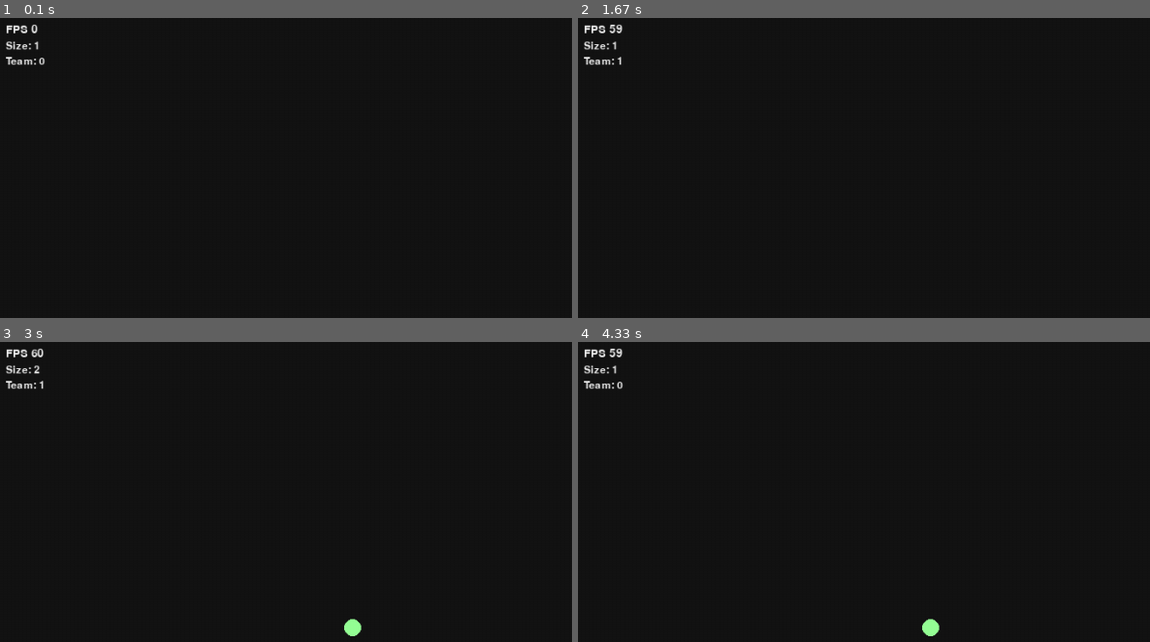
Above: before the commit, frames 1-4 (two rows, left to right).
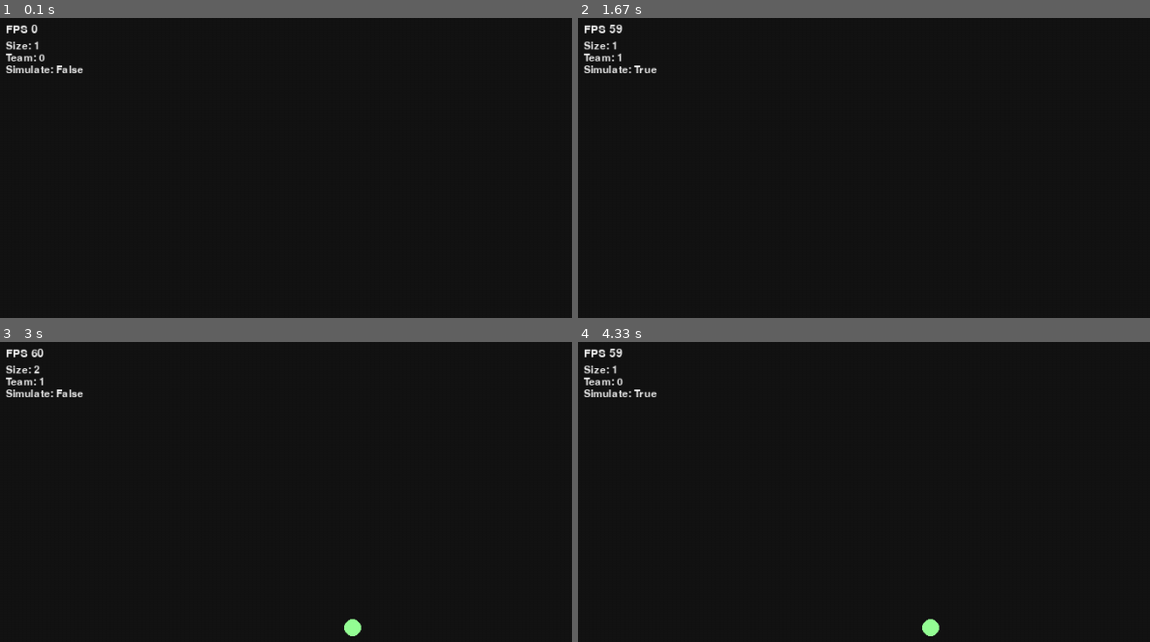
Above: after the commit, the same moments.

Repository: adoc/pieEngine
Game: pygame game, started from ameiosis/_exa_plots/pygame_test1.py
The game is run twice, just before and just after one commit, with the same random seed, the same clock (stepped at 60 frames per second) and the same inputs.
Inputs (mouse positions are in pixels of both pictures, inside the frame that each line leads up to):
- Up to frame 1 (0.1 s): no input
- Up to frame 2 (1.67 s): hold S 0.33-0.8 s; hold Right 0.33-0.8 s; move the mouse to (978, 255) at 0.37 s; press the mouse at (984, 312) at 0.87 s; move the mouse to (1047, 294) at 0.97 s; release the mouse at (1109, 273) at 1.1 s
- Up to frame 3 (3 s): right-click (554, 462) at 1.72 s; press the mouse at (554, 462) at 2.03 s; move the mouse to (451, 543) at 2.13 s; release the mouse at (354, 627) at 2.27 s; hold Up 2.33-2.63 s; click (308, 396) at 2.42 s; hold Right from 2.67 s (still down); tap S at 2.82 s
- Up to frame 4 (4.33 s): release Right at 3.13 s; hold Left 3.17-3.7 s; hold Down 3.73-4.03 s; hold Left from 4.07 s (still down); tap S at 4.22 s

The runs differ from the first frame. In frame 1, 0.4% of the frame differs, in the area x 1-15%, y 11-19%; in frame 2, 0.4%; in frame 3, 0.4%; in frame 4, 0.4%.

Commit message:
Move debug text display to framework.Game. Add similate variable and debug line in Ameosis game.

Diff:
--- a/ameiosis/_exa_plots/pygame_test1.py
+++ b/ameiosis/_exa_plots/pygame_test1.py
@@ -21,5 +21,6 @@
 
         game.buffer()
         game.handle_events()
+        game.update()
         game.draw()
         game.draw_debug()
--- a/ameiosis/framework.py
+++ b/ameiosis/framework.py
@@ -81,6 +81,8 @@
         self.__background.fill(background_color)
 
         self._debug_font = pygame.font.Font(None, 18)
+        self._debug_pos = (8, 28)
+        self._debug_lines = []
 
     def ev_mouse_down(self, ev):
         if ev.button == 1:
@@ -96,6 +98,18 @@
         if self.__mouse_left_down:
             self._drag_handler.move(*ev.pos)
 
+    def draw_debug(self):
+        for n, line in enumerate(self._debug_lines):
+            pos = list(self._debug_pos)
+            pos[1] = n * self._debug_font.get_linesize() + self._debug_pos[1]
+            self._surface.blit(
+                self._debug_font.render(*line),
+                pos)
+        self._debug_lines = []
+
+    def update(self):
+        pass
+
     def quit(self):
         self.__done = True
 
--- a/ameiosis/game.py
+++ b/ameiosis/game.py
@@ -67,11 +67,11 @@
 class Ameosis(Game):
     def __init__(self, surface, clock, *objs, **kwa):
         Game.__init__(self, surface, clock, **kwa)
-
         self.__objs = list(objs)
         self._drag_handler.update(objs)
         self.__spawn_size = 1
         self.__spawn_team = 0
+        self.__simulate = False
 
     @property
     def spawn_size(self):
@@ -109,6 +109,8 @@
             self.spawn_team += 1
         elif ev.key == K_LEFT:
             self.spawn_team -= 1
+        elif ev.key == K_s:
+            self.__simulate = not self.__simulate
 
     def ev_mouse_down(self, ev):
         Game.ev_mouse_down(self, ev)
@@ -117,15 +119,10 @@
             self.__objs.append(army)
             self._drag_handler.add(army)
 
-    def draw_debug(self):
-        self._surface.blit(
-            self._debug_font.render(
-                        "Size: %s" % (self.__spawn_size), 1, (240, 240, 240)),
-            (8, 28))
-        self._surface.blit(
-            self._debug_font.render(
-                        "Team: %s" % (self.__spawn_team), 1, (240, 240, 240)),
-            (8, 28+18))
+    def update(self):
+        self._debug_lines.append(("Size: %s" % (self.__spawn_size), 1, (240, 240, 240)))
+        self._debug_lines.append(("Team: %s" % (self.__spawn_team), 1, (240, 240, 240)))
+        self._debug_lines.append(("Simulate: %s" % (self.__simulate), 1, (240, 240, 240)))
 
     def draw(self):
         Game.draw(self)
